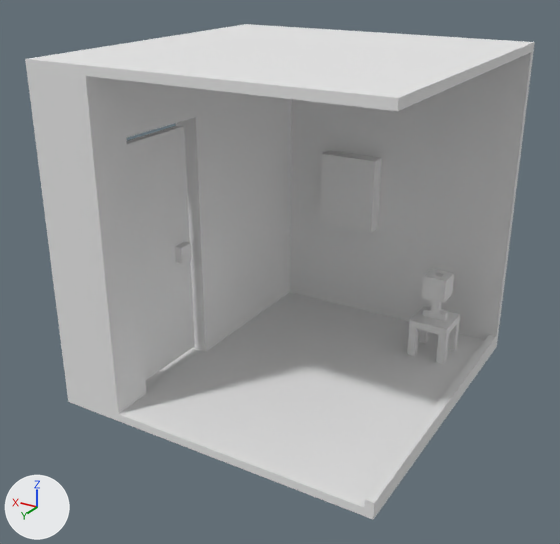
The OBJ model Locked In/Assets/Voxels/closet c.obj as it was, and as the next commit left it.
Camera for both pictures: a 50 mm camera at (-2.27, 9.52, 7.1) aimed at (2.06, 2.29, 3.49). Every picture has the same lights, and +X, +Y and +Z are marked at lower left. Where no turn or scale is listed for an object, it has been applied to the vertices. Vertices at the same position are counted once.

Names of what the first picture shows: 'Untitled'.
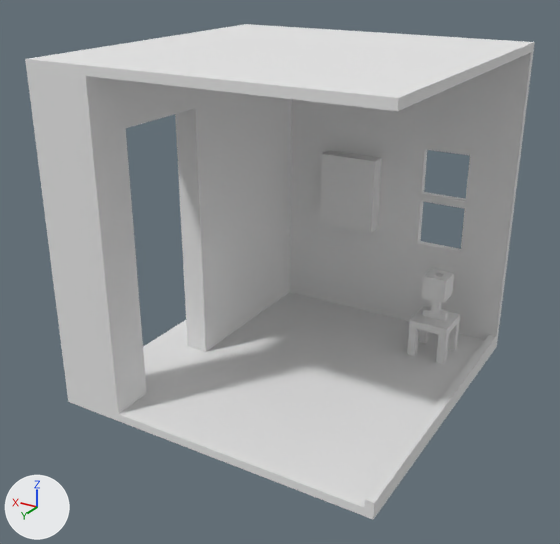
Changed parts and their boxes (x1, y1, x2, y2) in the pictures (560 x 544 px; the box of a moved part takes in the faces that stretch with it):
```json
{"part": 1, "of": "me_untitled", "change": "deleted", "before": [127, 125, 195, 380]}
{"part": 2, "of": "me_untitled", "change": "cut back", "before": [70, 149, 470, 519], "after": [70, 149, 466, 519]}
{"part": 3, "of": "me_untitled", "change": "moved or reshaped", "before": [86, 76, 291, 406], "after": [86, 76, 291, 406]}
```

Edits to the scene script, one JSON object a line:
```json
{"block": "me_untitled", "where": "# used by ob_untitled; location = (0.0, 0.0, 0.0)"}
{"block": "me_untitled", "where": "# verts and faces of me_untitled; kept vertices keep their numbers, new ones are numbered from 261"}
{"block": "me_untitled", "where": "# before: 66 (3.2, 2.3, 5.2) at pixel (195, 117), 67 (3.2, 3.5, 5.2) at pixel (126, 138), 135 (3.5, 2.3, 5.2), 136 (3.5, 3.5, 5.2)"}
{"op": "remove", "block": "me_untitled", "code": "me_untitled.from_pydata(...)  # 261 vertices, 526 faces; spans x 0.0..4.0, y 0.0..4.0, z 2.0..6.0"}
{"op": "add", "block": "me_untitled", "code": "me_untitled.from_pydata(...)  # 217 vertices, 450 faces; spans x 0.0..4.0, y 0.0..4.0, z 2.0..6.0"}
{"block": "me_untitled", "change": "me_untitled part 1: the loose piece of 16 vertices spanning x 3.2..3.4, y 2.4..3.4, z 2.2..5.1 is deleted"}
{"block": "me_untitled", "change": "me_untitled part 2"}
{"block": "me_untitled", "change": "28 vertices are removed from x 0.1..4.0, y 0.1..4.0, z 2.0"}
{"block": "me_untitled", "change": "72 faces are deleted"}
{"block": "me_untitled", "change": "24 new faces join them"}
{"block": "me_untitled", "change": "me_untitled part 3"}
{"op": "add", "block": "me_untitled", "code": "for i in [66, 67, 135, 136]: verts[i] += (0.0, 0.0, 0.1)"}
```
